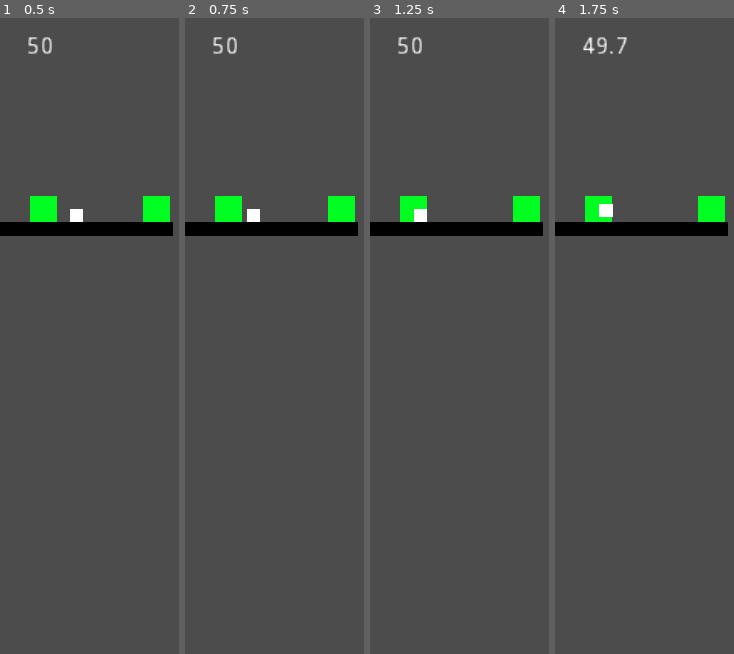
Above: before the commit, frames 1-4 (left to right).
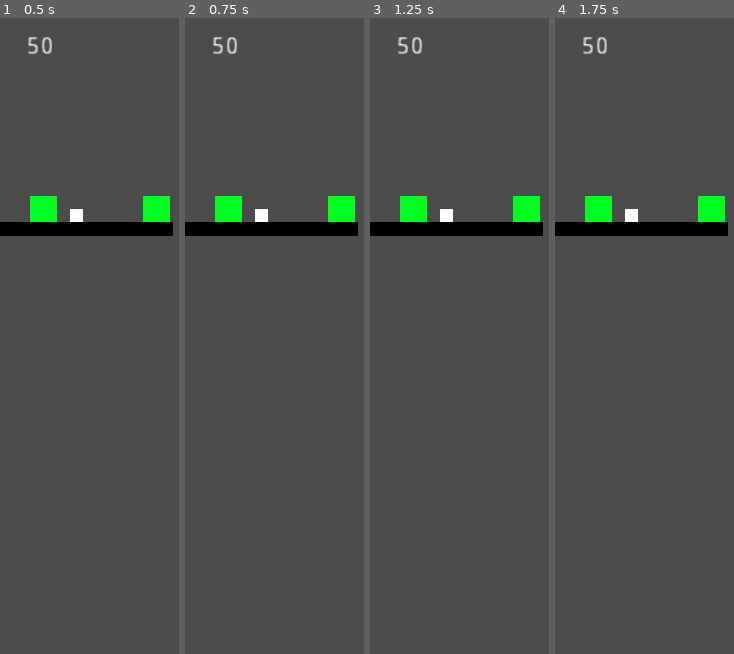
Above: after the commit, the same moments.

Repository: fijaniques/StarMan
Game: Godot game, scene res://Stages/BaseStage.tscn
Two runs of this game, one before a commit and one after it. Both use one fixed random seed, a clock stepped at 60 frames per second and the inputs below.
Inputs (mouse positions are in pixels of both pictures, inside the frame that each line leads up to):
- Up to frame 1 (0.5 s): no input
- Up to frame 2 (0.75 s): tap Enter at 0.5 s; move the mouse to (outside the picture) at 0.52 s; hold A (a) from 0.53 s (still down)
- Up to frame 3 (1.25 s): keep holding A (a); tap D (d) at 0.8 s
- Up to frame 4 (1.75 s): tap Space at 1.25 s; move the mouse to (689, 450) at 1.27 s; release A (a) at 1.28 s; tap D (d) at 1.35 s; tap W (w) at 1.55 s

Frame 1 is identical in both runs. In frame 2, 0.2% of the frame differs, in the area x 34-47%, y 30-33%; in frame 3, 0.3%; in frame 4, 0.6%, in the area x 15-47%, y 2-33%.

Commit message:
Changed to touchscreen control

Diff:
--- a/Entities/Character/Character.gd
+++ b/Entities/Character/Character.gd
@@ -1,6 +1,7 @@
 extends KinematicBody2D
 
 const UP = Vector2.UP
+onready var Pos2d = get_tree().current_scene.get_node("GUI/Position")
 
 #MOVEMENT
 var gravity : float = 1000
@@ -8,6 +9,11 @@
 var flyForce : float = -50
 var flySpeed : float = -500
 var velocity = Vector2.ZERO
+
+var hVelocity : float = 0
+
+var touching : bool = false
+var touchPos = Vector2.ZERO
 
 #FUEL
 var fuel : float
@@ -19,10 +25,10 @@
 func _physics_process(delta : float) -> void:
 	_motion(delta)
 	_fly()
+	_touch_input()
 
 func _motion(delta : float):
-	var hDir = Input.get_action_strength("d") - Input.get_action_strength("a")
-	velocity.x = hDir * speed
+	velocity.x = (touchPos.x / 200) * speed
 	if(velocity.y < gravity):
 		velocity.y += gravity * delta
 	else:
@@ -31,9 +37,17 @@
 	velocity = move_and_slide(velocity, UP)
 
 func _fly():
-	if(Input.is_action_pressed("w") and fuel > 0):
+	if(Input.is_action_pressed("mouse") and fuel > 0):
 		fuel -= 0.2
 		if(velocity.y > flySpeed):
 			velocity.y += flyForce
 		else:
 			velocity.y = flySpeed
+
+func _touch_input():
+	if(Input.is_action_pressed("mouse")):
+		touching = true
+		touchPos.x = get_global_mouse_position().x - Pos2d.position.x
+	else:
+		touching = false
+		touchPos.x = 0
--- a/Stages/BaseStage.gd
+++ b/Stages/BaseStage.gd
@@ -1,6 +1,13 @@
 extends Node2D
 
 onready var GUI = $GUI
+var viewport = Vector2.ZERO
+var midScreen : float
+
+func _ready():
+	viewport = get_viewport_rect().size
+	midScreen = viewport.x / 2
+	$GUI/Position.position = Vector2(midScreen, 0)
 
 func _process(delta):
 	GUI.get_node("Fuel").text = str(get_tree().current_scene.get_node("Character").fuel)
--- a/Stages/BaseStage.tscn
+++ b/Stages/BaseStage.tscn
@@ -30,3 +30,5 @@
 __meta__ = {
 "_edit_use_anchors_": false
 }
+
+[node name="Position" type="Position2D" parent="GUI"]
--- a/project.godot
+++ b/project.godot
@@ -116,6 +116,15 @@
 "events": [ Object(InputEventKey,"resource_local_to_scene":false,"resource_name":"","device":0,"alt":false,"shift":false,"control":false,"meta":false,"command":false,"pressed":false,"scancode":0,"physical_scancode":53,"unicode":0,"echo":false,"script":null)
  ]
 }
+mouse={
+"deadzone": 0.5,
+"events": [ Object(InputEventMouseButton,"resource_local_to_scene":false,"resource_name":"","device":0,"alt":false,"shift":false,"control":false,"meta":false,"command":false,"button_mask":0,"position":Vector2( 0, 0 ),"global_position":Vector2( 0, 0 ),"factor":1.0,"button_index":1,"pressed":false,"doubleclick":false,"script":null)
+ ]
+}
+
+[input_devices]
+
+pointing/emulate_touch_from_mouse=true
 
 [layer_names]
 
